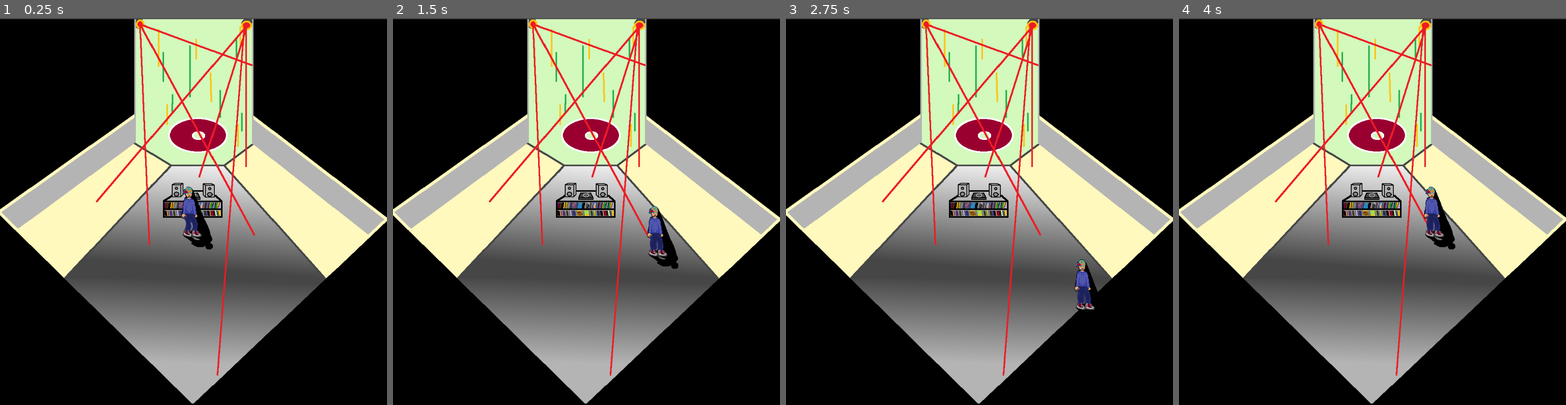
Above: before the commit, frames 1-4 (left to right).
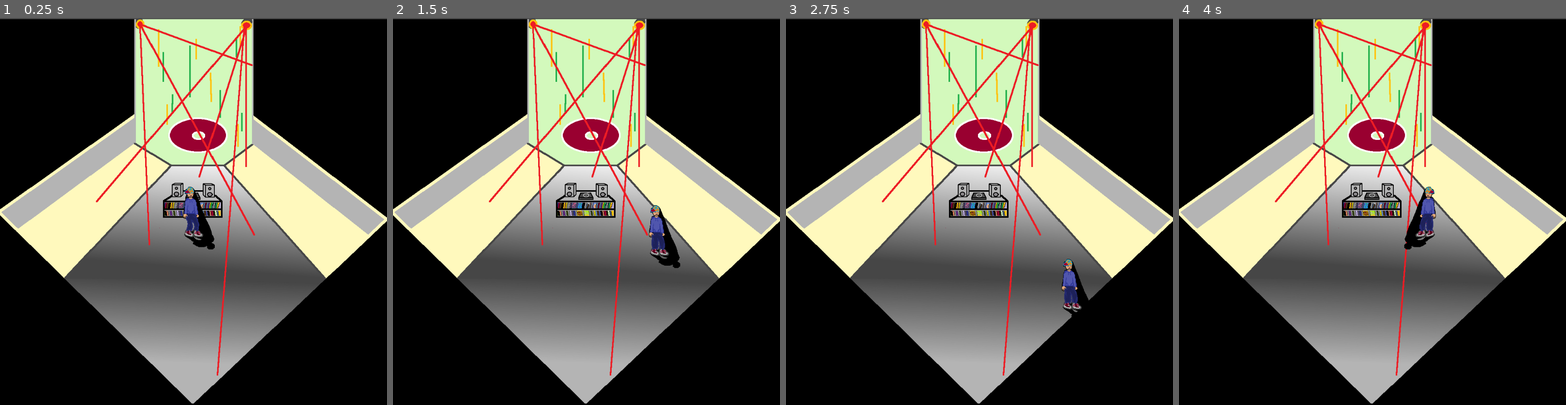
Above: after the commit, the same moments.

Repository: LucianKennelly/TheVinylVillians
Game: Godot game, scene res://world.tscn
The game is run twice, just before and just after one commit, with the same random seed, the same clock (stepped at 60 frames per second) and the same inputs.
Inputs:
- Up to frame 1 (0.25 s): no input
- Up to frame 2 (1.5 s): tap Enter at 0.5 s; hold D (Right) 0.53-1.28 s; hold S (Down) from 1.28 s (still down)
- Up to frame 3 (2.75 s): release S (Down) at 2.03 s; hold D (Right) from 2.03 s (still down)
- Up to frame 4 (4 s): release D (Right) at 2.78 s; hold W (Up) 2.78-3.53 s; hold A (Left) from 3.53 s (still down)

The runs differ from the first frame. In frame 1, 0.4% of the frame differs, in the area x 46-56%, y 43-60%; in frame 2, 0.4%; in frame 3, 0.9%; in frame 4, 1.1%, in the area x 58-72%, y 43-60%.

Commit message:
Added pixel art for Kanye as well as Kanye
Got world barriers working, added animation tiles.

Diff:
--- a/player.gd
+++ b/player.gd
@@ -1,11 +1,13 @@
 extends CharacterBody2D
-
-
+var can_move = true
+var has_bump =true
 var speed = 250
-
+var normal_speed = 0.5
+signal bump
 func _physics_process(delta):
 	player_movement(delta)
 func player_movement(delta):
+	var collision_info = move_and_collide(velocity * delta * normal_speed)
 	if Input.is_action_pressed("Up"):
 		velocity.y = -speed
 		velocity.x = 0
@@ -22,4 +24,15 @@
 		velocity.y = 0
 		velocity.x = 0
 	#velocity = velocity.normalized()
-	move_and_slide()
+	#if collision_info:
+		#velocity.y = 0
+		#velocity.x = 0
+		#if(collision_info.get_collider() is $Area2D/CollisionShape2D && has_bump):
+			#emit_signal("bump")
+			#has_bump = false
+	if velocity.x > 0:
+		get_node("AnimatedSprite2D").flip_h = false
+	elif velocity.x < 0:
+		$AnimatedSprite2D.flip_h = true
+
+	move_and_collide(velocity * delta * normal_speed)
--- a/world.gd
+++ b/world.gd
@@ -3,7 +3,7 @@
 
 # Called when the node enters the scene tree for the first time.
 func _ready() -> void:
-	$player/AnimatedSprite2D.position = Vector2(500, 500)
+	$player.position = Vector2(500, 500)
 	$player/AnimatedSprite2D.play("Idle")
 
 # Called every frame. 'delta' is the elapsed time since the previous frame.
--- a/world.tscn
+++ b/world.tscn
@@ -1,15 +1,16 @@
-[gd_scene load_steps=19 format=3 uid="uid://cvefu1l77vj3a"]
+[gd_scene load_steps=20 format=3 uid="uid://cvefu1l77vj3a"]
 
 [ext_resource type="Script" path="res://player.gd" id="1_lbno2"]
 [ext_resource type="Script" path="res://world.gd" id="1_s5duy"]
 [ext_resource type="Texture2D" uid="uid://c03qx5g2f2d6h" path="res://art/pixilart-sprite-idle.png" id="3_ikqia"]
 [ext_resource type="Texture2D" uid="uid://dxt7plm76w4cq" path="res://art/pixil-frame-0 (12).png" id="4_8nstu"]
+[ext_resource type="Texture2D" uid="uid://dou6ywwp80v0s" path="res://art/pixil-frame-0 (13).png" id="5_r4n1o"]
 
 [sub_resource type="RectangleShape2D" id="RectangleShape2D_b2lxw"]
-size = Vector2(49, 132)
+size = Vector2(32.7895, 122)
 
 [sub_resource type="RectangleShape2D" id="RectangleShape2D_bcuic"]
-size = Vector2(64.5854, 50)
+size = Vector2(38.2544, 18)
 
 [sub_resource type="AtlasTexture" id="AtlasTexture_o4hc3"]
 atlas = ExtResource("3_ikqia")
@@ -65,8 +66,8 @@
 [sub_resource type="RectangleShape2D" id="RectangleShape2D_5u4iv"]
 size = Vector2(49.7448, 256)
 
-[sub_resource type="RectangleShape2D" id="RectangleShape2D_pwkyu"]
-size = Vector2(148.049, 48)
+[sub_resource type="RectangleShape2D" id="RectangleShape2D_2v2mi"]
+size = Vector2(73.5, 7)
 
 [sub_resource type="RectangleShape2D" id="RectangleShape2D_ycldr"]
 size = Vector2(302.125, 20)
@@ -76,19 +77,17 @@
 script = ExtResource("1_s5duy")
 
 [node name="player" type="CharacterBody2D" parent="."]
-top_level = true
 collision_layer = 3
-collision_mask = 5
 script = ExtResource("1_lbno2")
 
 [node name="CollisionShape2D" type="CollisionShape2D" parent="player"]
-position = Vector2(-4.5, 2)
+position = Vector2(-8.44578, 7)
 shape = SubResource("RectangleShape2D_b2lxw")
 
 [node name="Area2D" type="Area2D" parent="player"]
 
 [node name="CollisionShape2D" type="CollisionShape2D" parent="player/Area2D"]
-position = Vector2(31.7959, -1)
+position = Vector2(18.6304, -1)
 shape = SubResource("RectangleShape2D_bcuic")
 
 [node name="AnimatedSprite2D" type="AnimatedSprite2D" parent="player"]
@@ -97,7 +96,8 @@
 animation = &"Idle"
 frame_progress = 0.465939
 
-[node name="TextureRect" type="TextureRect" parent="."]
+[node name="MainRoom" type="TextureRect" parent="."]
+show_behind_parent = true
 offset_left = -1.98724
 offset_top = 3.0
 offset_right = 998.013
@@ -143,16 +143,27 @@
 shape = SubResource("RectangleShape2D_5u4iv")
 
 [node name="RecordPlayer" type="StaticBody2D" parent="."]
-position = Vector2(425.27, 427)
-collision_layer = 3
-collision_mask = 7
+top_level = true
+position = Vector2(497, 457)
+scale = Vector2(2, 2)
 
 [node name="CollisionShape2D" type="CollisionShape2D" parent="RecordPlayer"]
-position = Vector2(68.0628, 23)
-shape = SubResource("RectangleShape2D_pwkyu")
+position = Vector2(-3.25, -30.5)
+shape = SubResource("RectangleShape2D_2v2mi")
 
 [node name="NextScene" type="StaticBody2D" parent="."]
 
 [node name="CollisionShape2D" type="CollisionShape2D" parent="NextScene"]
 position = Vector2(499.759, -10)
 shape = SubResource("RectangleShape2D_ycldr")
+disabled = true
+
+[node name="KanyeRoom" type="TextureRect" parent="."]
+anchors_preset = 2
+anchor_top = 1.0
+anchor_bottom = 1.0
+offset_top = -1000.0
+offset_right = 1000.0
+grow_vertical = 0
+texture = ExtResource("5_r4n1o")
+stretch_mode = 2
Binary file removed: art/pixil-frame-0 (11).png
Binary file added: art/pixil-frame-0 (13).png
Not shown, changed: art/pixil-frame-0 (13).png.import
Binary file added: art/pixil-frame-0 (14).png
Not shown, added: art/pixil-frame-0 (14).png.import
Binary file added: art/pixil-frame-0 (15).png
Not shown, added: art/pixil-frame-0 (15).png.import
Binary file added: art/pixilart-sprite (1).png
Not shown, added: art/pixilart-sprite (1).png.import
